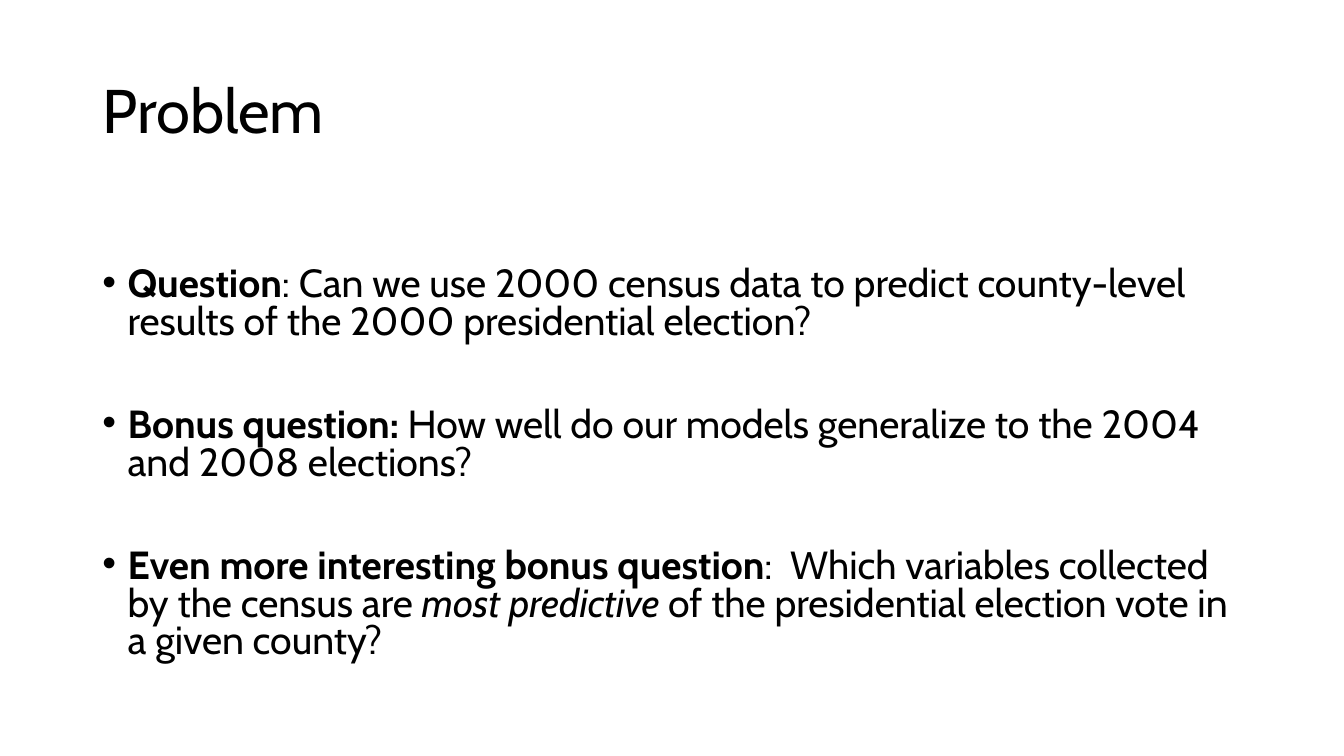
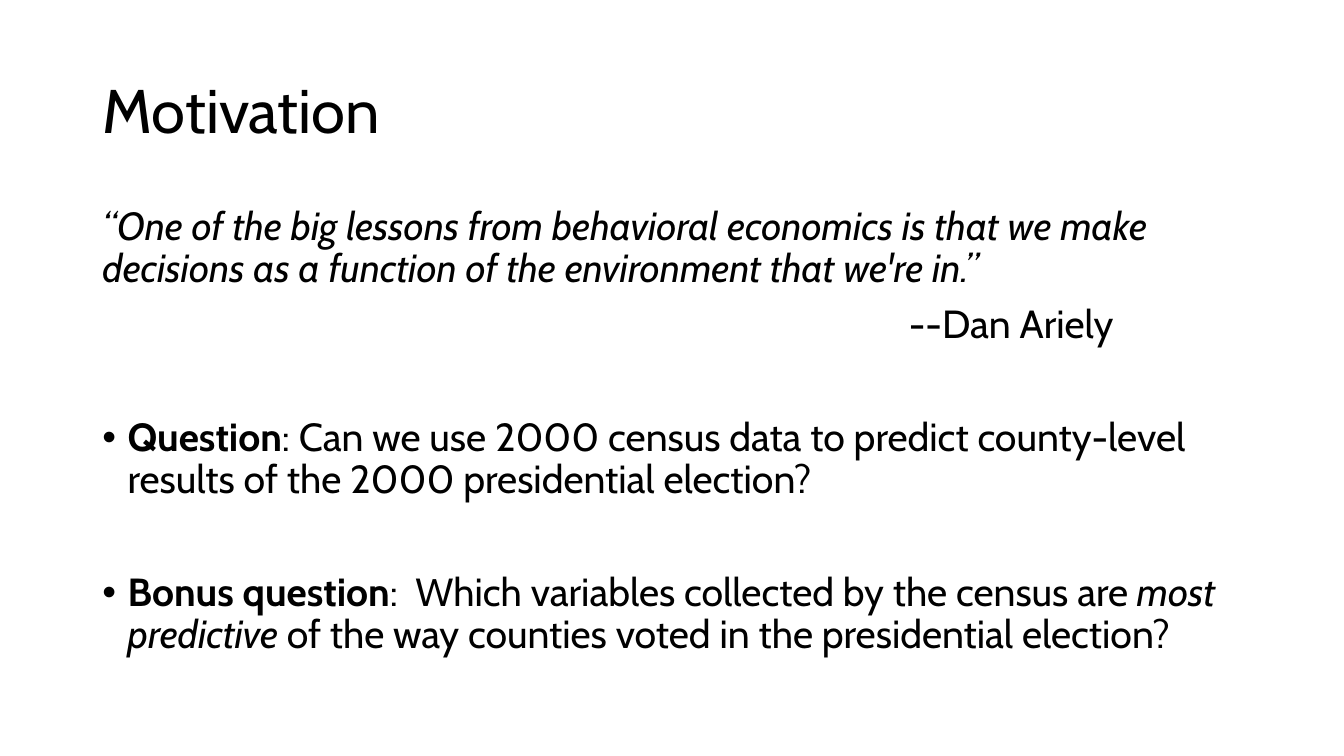
Before and after one commit to mosew/math650, a slide deck: slide 4 of votes/2000/Predicting 2000 Presidential Election Results.pptx. Drawn at 1344x756 pixels with LibreOffice and Linux fonts; fonts in the diff are those of the drawing. Boxes give left, top, right and bottom in pixels: in the first picture for what was removed or moved away, otherwise in the second. Text is boxed around its words. In the diff, an @@ line names an element or a change of style, - is before the commit and + after.

```diff
--- a/votes/2000/Predicting 2000 Presidential Election Results.pptx
+++ b/votes/2000/Predicting 2000 Presidential Election Results.pptx
@@ title at (102,90,380,134): text changed @@
-Problem
+Motivation
@@ text at (102,210,1147,348): paragraphs added @@
+“One of the big lessons from behavioral economics is that we make decisions as a function of the environment that we're in.”
+--Dan Ariely
@@ text at (128,421,1186,503): line spacing 0.8 to 0.9 @@
@@ text at (128,576,1216,658): text changed @@
-• Bonus question: How well do our models generalize to the 2004 and 2008 elections?
-• Even more interesting bonus question: Which variables collected by the census are most predictive of the presidential election vote in a given county?
+• Bonus question: Which variables collected by the census are most predictive of the way counties voted in the presidential election?
```
Also in this commit, not shown: 7 other slides changed, 13 slides added, 6 slides removed, 14 other files.
